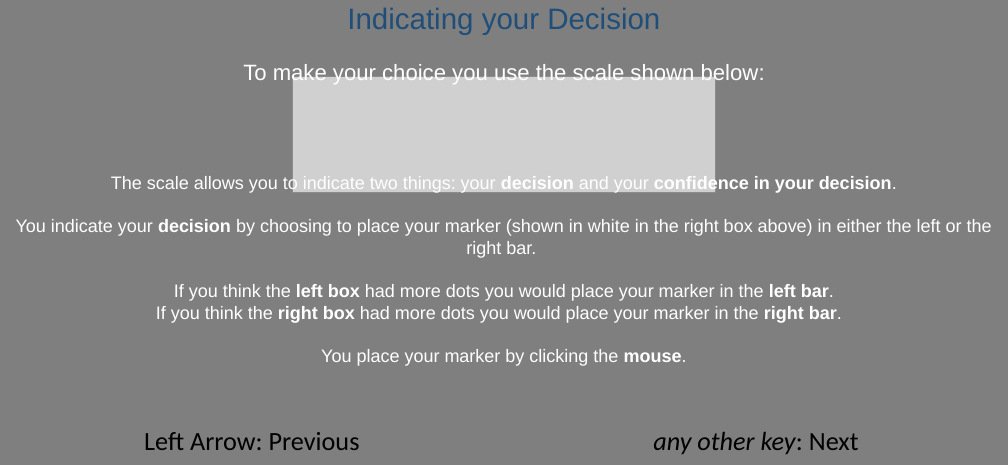
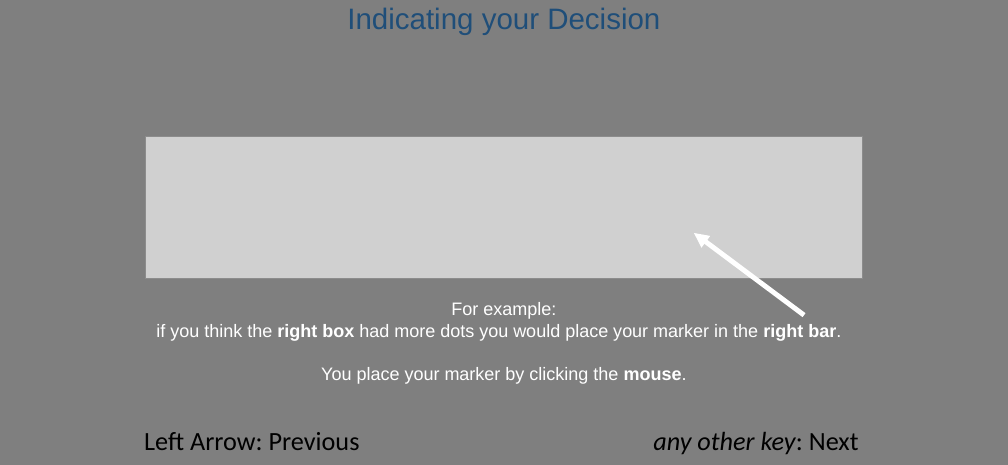
Before and after one commit to mjaquiery/nofeedback_trust, a slide deck: slide 3 of instructions/Instructions_AdvisorChoice_1300x600.pptx (slide 2 before the commit). Drawn at 1008x465 pixels with LibreOffice and Linux fonts; fonts in the diff are those of the drawing; grey boxes stand for pictures. Boxes give left, top, right and bottom in pixels: in the first picture for what was removed or moved away, otherwise in the second. Text is boxed around its words. In the diff, an @@ line names an element or a change of style, - is before the commit and + after.

Commit message:
Instruction update
* updated how instructions are loaded
* updated instruction text to clarify use of confidence scale

```diff
--- a/instructions/Instructions_AdvisorChoice_1300x600.pptx
+++ b/instructions/Instructions_AdvisorChoice_1300x600.pptx
@@ text removed at (243,62,765,85) @@
-To make your choice you use the scale shown below:
@@ picture removed at (293,76,715,192) @@
@@ picture added at (146,136,862,278) @@
@@ arrow added from (804, 315) to (694, 233), #FFFFFF 6 pt @@
@@ text "For example:": place and size @@
-text "For example:" at (16,175,992,366)
+text "For example:" at (156,302,841,384)
@@ text at (156,302,841,341): text changed @@
-The scale allows you to indicate two things: your decision and your confidence in your decision.
-You indicate your decision by choosing to place your marker (shown in white in the right box above) in either the left or the right bar.
-If you think the left box had more dots you would place your marker in the left bar.
-If you think the right box had more dots you would place your marker in the right bar.
+For example:
+if you think the right box had more dots you would place your marker in the right bar.
```
Also in this commit, not shown: 4 other slides changed, 3 slides added, 33 other files.
